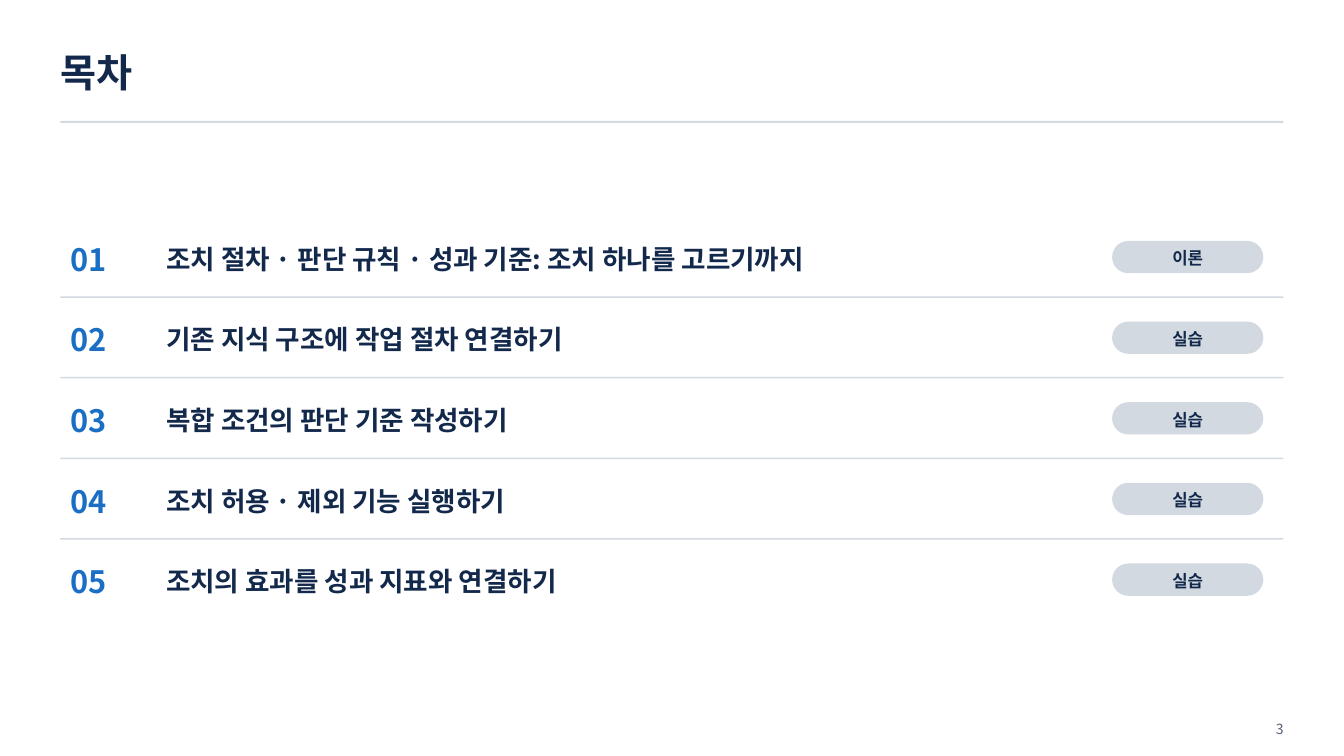
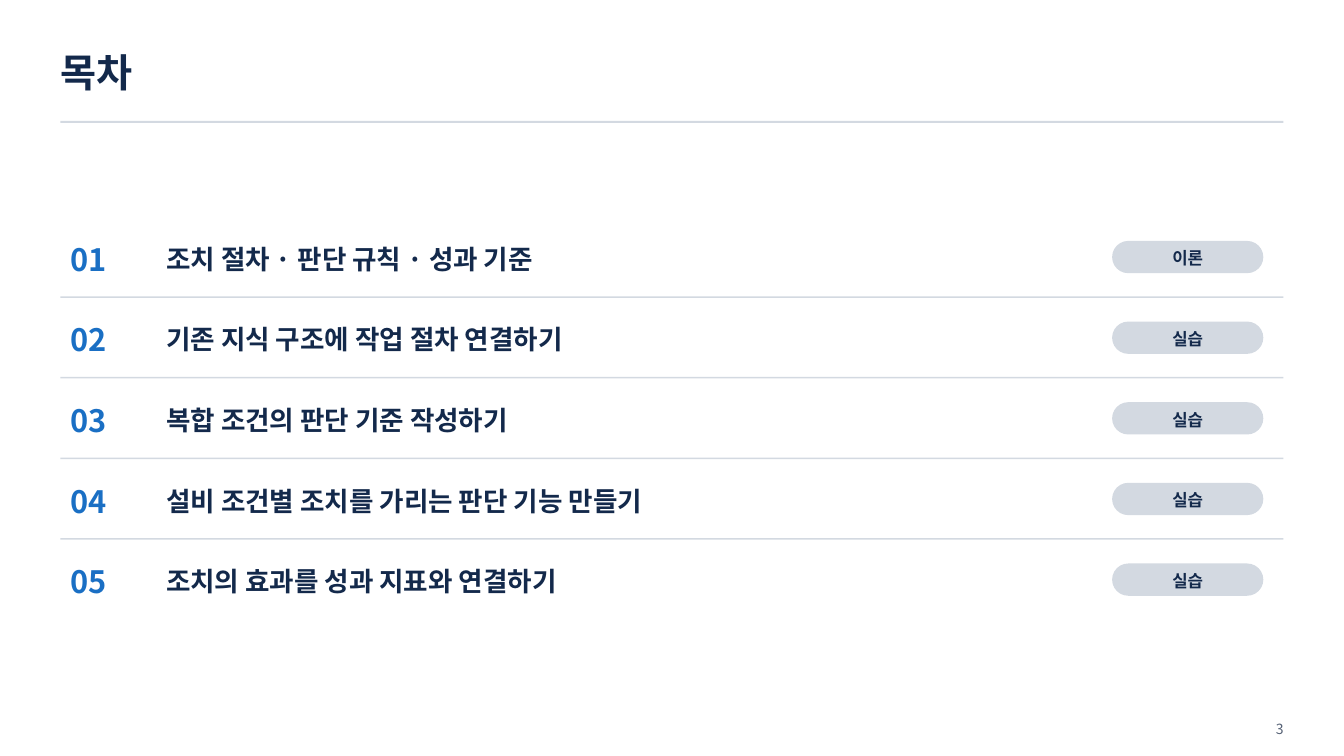
Before and after one commit to uengine-oss/hyd-iot-edu, a slide deck: slide 3 of docs/교재/실전반_오프라인/02회차/실전반_오프라인_02회차.pptx. Drawn at 1344x756 pixels with LibreOffice and Linux fonts; fonts in the diff are those of the drawing. Boxes give left, top, right and bottom in pixels: in the first picture for what was removed or moved away, otherwise in the second. Text is boxed around its words. In the diff, an @@ line names an element or a change of style, - is before the commit and + after.

```diff
--- a/docs/교재/실전반_오프라인/02회차/실전반_오프라인_02회차.pptx
+++ b/docs/교재/실전반_오프라인/02회차/실전반_오프라인_02회차.pptx
@@ text at (166,246,533,272): text changed @@
-조치 절차 · 판단 규칙 · 성과 기준: 조치 하나를 고르기까지
+조치 절차 · 판단 규칙 · 성과 기준
@@ text at (166,488,642,514): text changed @@
-조치 허용 · 제외 기능 실행하기
+설비 조건별 조치를 가리는 판단 기능 만들기
```
Also in this commit, not shown: 1 other slide changed, 31 other files.
